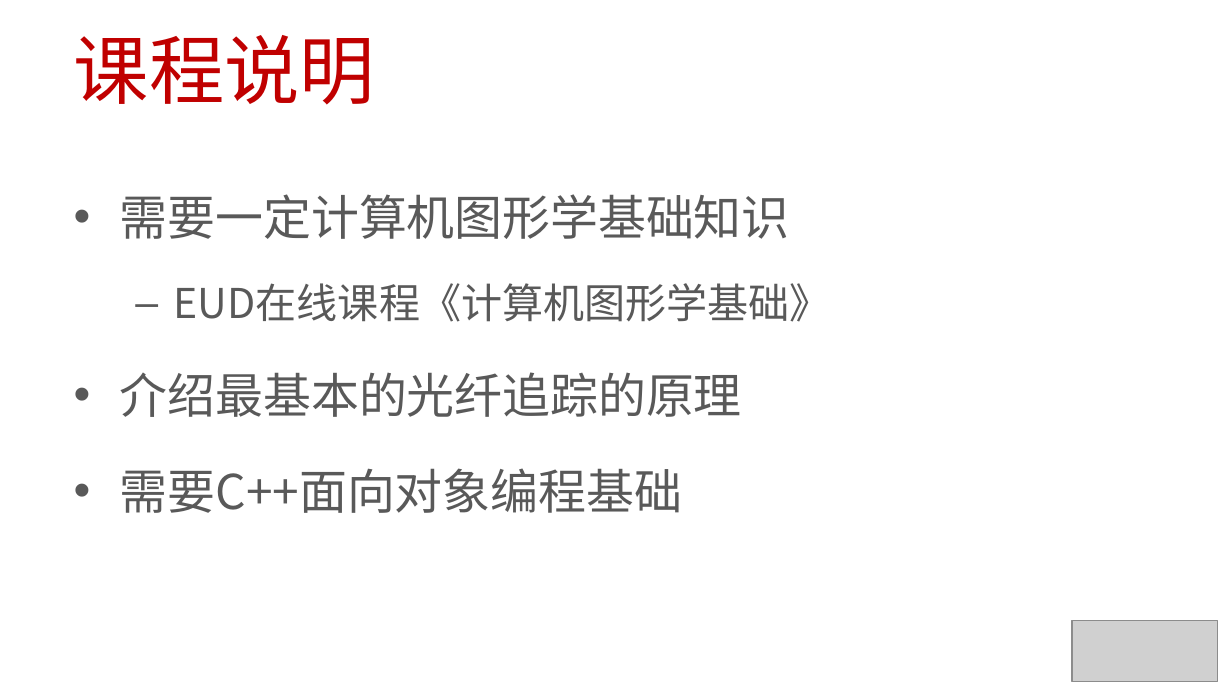
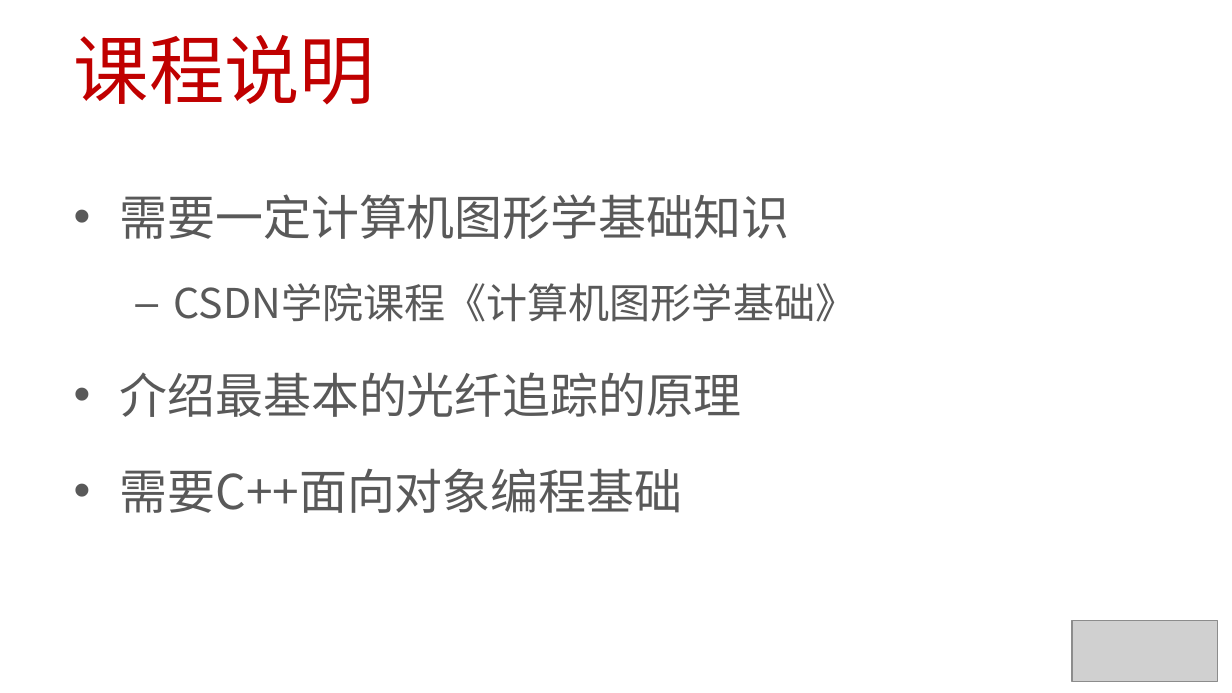
Before and after one commit to EDUCourseSeries/TheoryAndPracticeOfRaytracing, a slide deck: slide 3 of PPT/01_课程介绍.pptx. Drawn at 1232x693 pixels with LibreOffice and Linux fonts; fonts in the diff are those of the drawing; grey boxes stand for pictures. Boxes give left, top, right and bottom in pixels: in the first picture for what was removed or moved away, otherwise in the second. Text is boxed around its words. In the diff, an @@ line names an element or a change of style, - is before the commit and + after.

Commit message:
PPT01-05
updated

```diff
--- a/PPT/01_课程介绍.pptx
+++ b/PPT/01_课程介绍.pptx
@@ text at [174, 283, 856, 322]: text changed @@
-  – EUD在线课程《计算机图形学基础》
+  – CSDN学院课程《计算机图形学基础》
```
Also in this commit, not shown: 4 other files.
